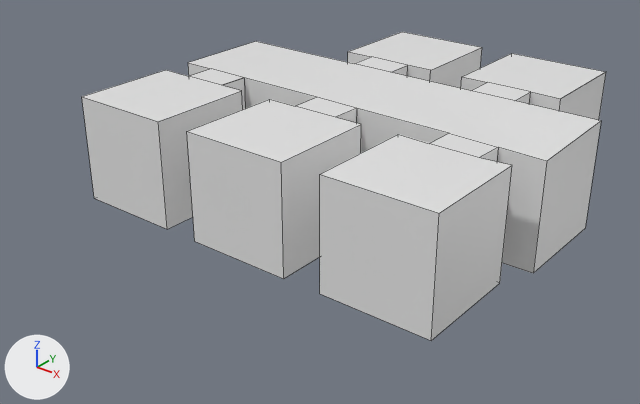
Before and after pictures for a commit that changed the Blender file Projeto/Models/Map/MapModel.blend.
One viewpoint serves both versions: a 50 mm camera at (5.99, -12.66, 6.18) aimed at (-3.27, -1.09, -0.99). Every picture has the same lights, and +X, +Y and +Z are marked at lower left. Mesh edges are drawn as thin lines.
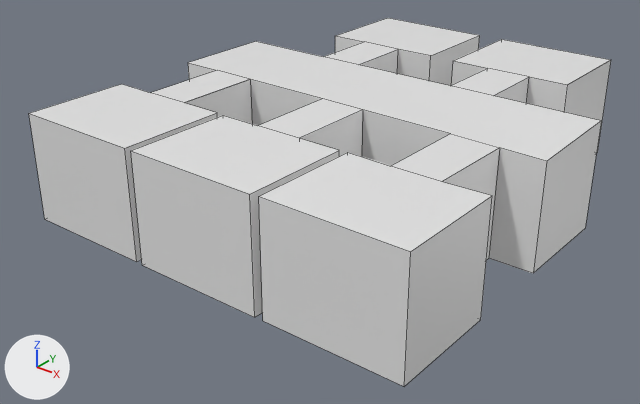
Location of each change, (x1, y1, x2, y2) in pixels of the pictures (640 x 404 px):
'Cube.004', reshaped (11% wider, 19% taller)
    before: (82, 32, 606, 341)
    after: (29, 18, 611, 386)

The edits, one by one:
me_cube_004 is used by ob_cube_004; location (-3.68, 2.59, 0.0).
me_cube_004 had 92 vertices, 66 faces, 3 loose edges and spanned x -3.01..4.68, y -6.19..1.0, z -1.01..1.0.
me_cube_004 now has 92 vertices, 66 faces, 3 loose edges and spans x -3.01..4.69, y -7.28..1.82, z -1.01..1.0.
me_cube_004 part 1: 84 of 92 vertices moved; they spanned x -2.99..4.41, y -6.19..1.0, z -1.01..1.0 and now span x -2.99..4.69, y -7.28..1.82, z -1.01..1.0; mean shift (-0.16, -0.23, 0.0); largest move (-1.0, -1.0, -1.0) -> (-1.95, -0.19, -1.0).
